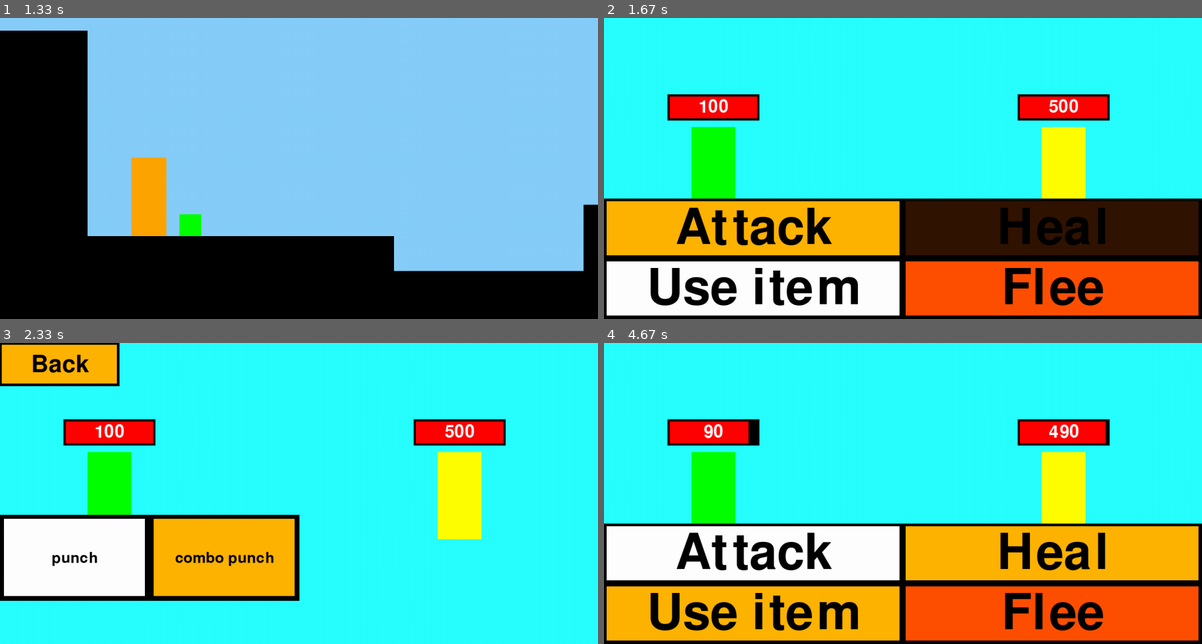
Above: before the commit, frames 1-4 (two rows, left to right).
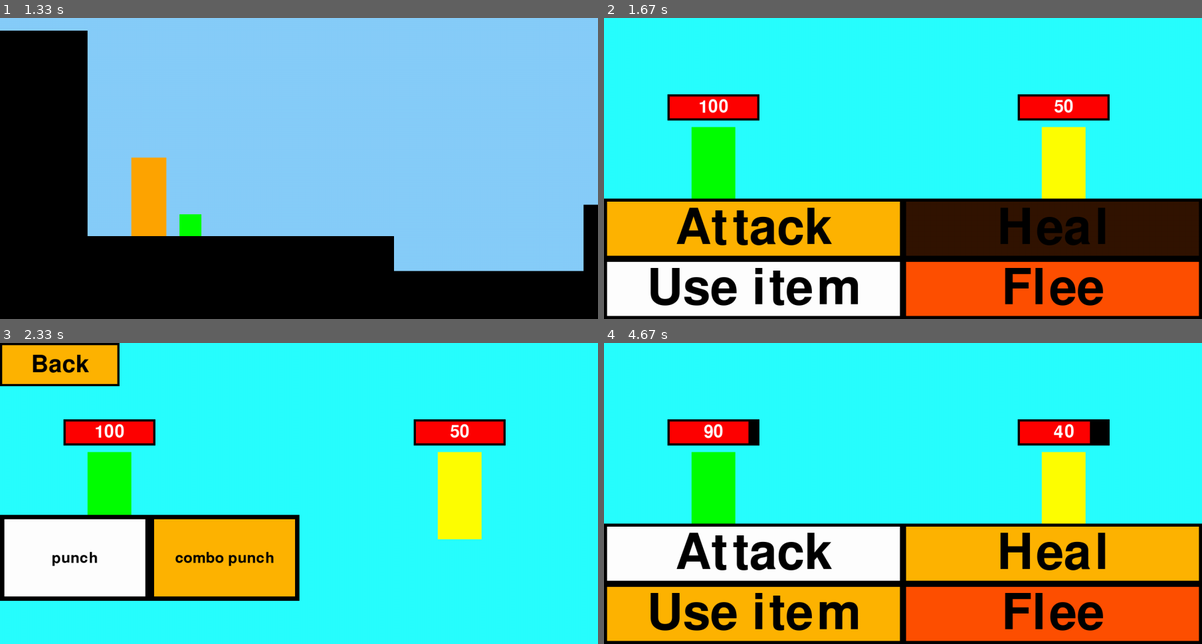
Above: after the commit, the same moments.

Repository: cast-hen/titanic_escape
Game: pygame game, started from main.py
Same seed, same stepped clock (60 frames per second), same inputs: the game is played once before the commit and once after it.
Inputs (mouse positions are in pixels of both pictures, inside the frame that each line leads up to):
- Up to frame 1 (1.33 s): click "start" at 0.38 s; tap Enter at 0.67 s
- Up to frame 2 (1.67 s): hold A from 1.57 s (still down); move the mouse to (747, 261) at 1.6 s
- Up to frame 3 (2.33 s): release A at 2.03 s; click "Attack" at 2.12 s
- Up to frame 4 (4.67 s): click "punch" at 2.45 s

Frame 1 is identical in both runs. In frame 2, 1.4% of the frame differs, in the area x 0-100%, y 26-100%; in frame 3, 0.7%; in frame 4, 1.7%, in the area x 0-100%, y 25-100%.

Commit message:
bug fixes in overgangen tussen verschillende states. fighting_functions enkele dingen herschreven

Diff:
--- a/button_code.py
+++ b/button_code.py
@@ -47,13 +47,13 @@
         else:
             borderSize = self.height / 20
         if self.x <= mouse[0] <= self.x + self.width and self.y <= mouse[1] <= self.y + self.height:
-            pygame.draw.rect(screen, self.colourHover, [int(self.x + borderSize), int(self.y + borderSize),
-                                                          int(self.width - (2 * borderSize)),
-                                                          int(self.height - (2 * borderSize))])
+            pygame.draw.rect(screen, self.colourHover, [round(self.x + borderSize), round(self.y + borderSize),
+                                                          round(self.width - (2 * borderSize)),
+                                                          round(self.height - (2 * borderSize))])
         else:
-            pygame.draw.rect(screen, self.colourNormal, [int(self.x + borderSize), int(self.y + borderSize),
-                                                           int(self.width - (2 * borderSize)),
-                                                           int(self.height - (2 * borderSize))])
+            pygame.draw.rect(screen, self.colourNormal, [round(self.x + borderSize), round(self.y + borderSize),
+                                                           round(self.width - (2 * borderSize)),
+                                                           round(self.height - (2 * borderSize))])
         textRect = text.get_rect()
         textRect.center = (self.x + (self.width / 2), self.y + (self.height / 2))
         screen.blit(text, textRect)
--- a/common.py
+++ b/common.py
@@ -65,12 +65,13 @@
 def menu():
     """
     Shows the menu screen
-    :return the pressed button (Start, Quit, Tutorial?):
+    :return the pressed button (Start, Quit)
     """
     screen.fill('black')
     buttonBegin = button(WIDTH / 2 - 100, HEIGHT / 2, 200, 80, 'grey', 'darkgrey', "start", 'white', 50, 'white')
     buttonQuit = button(WIDTH / 2 - 100, HEIGHT / 2 + 125, 200, 80, 'grey', 'darkgrey', "quit", 'white', 50,'white')
     textPrint("Titanic Escape", 100, 'white', (WIDTH / 2, HEIGHT // 4))
+
     index = waitForInput([buttonBegin, buttonQuit])
     possibleStates = ["begin", "quit"]
     return possibleStates[index]
@@ -79,7 +80,7 @@
 def Pause():
     """
     Pauses the game until the player selects an option
-    return: the state the player should now be in
+    :return the state the player should now be in
     """
     buttonResume = button(WIDTH / 2 - 100, HEIGHT / 2, 200, 80, 'grey', 'darkgrey', "resume", 'white', 50,
                           'white')
@@ -100,7 +101,7 @@
     Shows the Game Over screen
     :param lives: the amount of lives left of the player
     :param state : The state of the game
-    :return: None
+    :return: lives, state
     """
     lives -= 1
     screen.fill('red')
@@ -109,6 +110,7 @@
         textPrint("Play again", 50, 'white', (WIDTH / 2, HEIGHT / 2))
         buttonYes = button(WIDTH / 2 - 125, HEIGHT / 2 + 50, 125, 75, 'grey', 'darkgrey', "YES", 'white', 40, 'white')
         buttonNo = button(WIDTH / 2 + 25, HEIGHT / 2 + 50, 125, 75, 'grey', 'darkgrey', "NO", 'white', 40, 'white')
+
         index = waitForInput([buttonYes, buttonNo])
         possibleStates = ["begin", "Menu"]
         state = possibleStates[index]
@@ -121,7 +123,7 @@
         textPrint(message, 40, 'white', (WIDTH / 2, HEIGHT / 2 + 100))
         pygame.display.flip()
         time.sleep(2)
-    return 200, 200, lives, state
+    return lives, state
 
 
 def LevelGehaald():
--- a/fighting_functions.py
+++ b/fighting_functions.py
@@ -3,6 +3,7 @@
 import random
 from button_code import *
 from pauze import *
+from common import *
 class move:
     def __init__(self, name, description, image):
         self.name = name
@@ -40,15 +41,9 @@
         pygame.draw.rect(screen, (0, 0, 0), pygame.Rect(945, 175, 210, 60))
         pygame.draw.rect(screen, (255, 0, 0), pygame.Rect(150, 180, 200 * (playerCurrentHealth / player.maxHitpoints), 50))
         pygame.draw.rect(screen, (255, 0, 0), pygame.Rect(950, 180, 200 * (enemyCurrentHealth / enemy.hitpoints), 50))
-        healthFont = pygame.font.Font("freesansbold.ttf", 40)
-        healthTextPlayer = healthFont.render(str(playerCurrentHealth), True, (255, 255, 255))
-        healthTextEnemy = healthFont.render(str(enemyCurrentHealth), True, (255, 255, 255))
-        healthTextPlayerRect = healthTextPlayer.get_rect()
-        healthTextEnemyRect = healthTextEnemy.get_rect()
-        healthTextPlayerRect.center = (250, 205)
-        healthTextEnemyRect.center = (1050, 205)
-        screen.blit(healthTextPlayer, healthTextPlayerRect)
-        screen.blit(healthTextEnemy, healthTextEnemyRect)
+
+        textPrint(str(playerCurrentHealth), 40, 'white', (250, 205))
+        textPrint(str(enemyCurrentHealth), 40, 'white', (1050, 205))
     def scrollText(text, colour, location, size, scrollTime):
         font = pygame.font.Font("freesansbold.ttf", size)
         toScrollText = font.render(text, True, colour)
@@ -193,7 +188,7 @@
                             mouseDown = True
                     if button.check(confirmButton, mouseDown, screen):
                         fighting = False
-                        result = "flee"
+                        result = "begin"
                         confirmed = True
                     elif button.check(cancelButton, mouseDown, screen):
                         confirmed = True
@@ -254,13 +249,13 @@
         time.sleep(0.01)
         pygame.display.update()
     pygame.mixer.quit()
-    return [result, playerCurrentHealth]
+    return result, playerCurrentHealth
 
 def chooseNewAttack(options):
     """
     Displays 3 moves the player can choose from to add to their deck
     :param options: list of 3 moves the player can choose from
-    :return: the chosen move
+    :return: the chosen move or the new state
     """
     #tekent de 3 opties als kaarten
     screen.fill((100, 100, 100))
@@ -289,7 +284,7 @@
                         options[1].displayMove(330, 110)
                         options[2].displayMove(630, 110)
                     if event.type == pygame.QUIT:
-                        return False
+                        return "quit"
         #kijkt welke knopper worden ingedrukt en returnt de corresponderende move
         if button.check(buttonChoice1, mouseDown, screen):
             return options[0]
--- a/main.py
+++ b/main.py
@@ -17,13 +17,12 @@
 lifeSteal = move("life steal", "Damages your opponent and gives \n you 30% back as health", "")
 block = move("block", "Blocks your opponents next attack", "")
 movesList = [punch, comboPunch, enrage, poison, lifeSteal, block]
-player = character("bob", 3, (0, 255, 0), 100, 100, [punch, comboPunch], [], 5)
+player = character("bob", 5, (0, 255, 0), 100, 100, [punch, comboPunch], [], 5)
 
 state = "Menu"
 
 while running:
     if state == "Menu":
-        player.lives, player.hitpoints, items = (3, 100, [])
         screen.fill('black')
         state = menu()
     for event in pygame.event.get():
@@ -32,33 +31,25 @@
 
     # Hoofd code:
     if state == "begin":
-        encounter = parkour(player)
-        if encounter == "Menu":
-            state = "Menu"
-        elif encounter == "quit":
-            running = False
-
-        else:
-            result = fight(encounter, player, screen)
-            player.hitpoints = result[1]
-            if result[0] == "quit":
-                running = False
-            elif result[0] == "Menu":
-                state = "Menu"
-            elif result[0] == "loss":
+        player.lives, player.hitpoints, items = (5, 100, [])
+        state = parkour(player)
+        if type(state) == enemy:
+            encounter = state
+            result, player.hitpoints = fight(encounter, player, screen)
+            if result == "loss":
                 gameOverList = game_over(player.lives)
                 player.lives = gameOverList[2]
                 state = gameOverList[3]
                 player.hitpoints = 100
-            elif result[0] == "win":
-                NieuweAanval = chooseNewAttack([enrage, lifeSteal, block])
-                player.moveset.append(NieuweAanval)
-                if NieuweAanval == "quit":
-                    running = False
-                elif NieuweAanval == "Menu":
-                    state = "Menu"
+            elif result == "win":
+                nieuweAanval = chooseNewAttack([enrage, lifeSteal, block])
+                if type(nieuweAanval) == move:
+                    player.moveset.append(nieuweAanval)
+                    state = "begin"
                 else:
-                    state = "begin"
+                    state = nieuweAanval
+            else:
+                state = result
     if state == "quit":
         running = False
 
--- a/parkour_functies.py
+++ b/parkour_functies.py
@@ -134,7 +134,7 @@
     cube1 = Objects(-500, 500, 900, 1500, 'black', 1, 0, 0, 1, "Collider")
     cube2 = Objects(400, 580, 570, 950, 'black', 1, 0, 0, 1, "Collider")
     cube3 = Objects(833, 428, 600, 2430, 'black', 1, 0, 0, 1, "Collider")
-    cube10 = Objects(-200, 320, 80, 180, 'orange', 1, 0, 0, 1, enemy("BOB", (255, 255, 0), 500, ["punch"], 0))
+    cube10 = Objects(-200, 320, 80, 180, 'orange', 1, 0, 0, 1, enemy("BOB", (255, 255, 0), 50, ["punch"], 0))
 
     cube5 = Objects(461, 581, 412, 500, 'black', 1, 0, 0, 2, "Collider")
     cube7 = Objects(-700, 428, 887, 500, 'black', 1, 0, 0, 2, "Collider")
@@ -199,9 +199,9 @@
             CollisionGlitch = True
 
 
-#spawnt alle dingen
+        #spawnt alle objects
         if scene == 1:
-            RespawnPos = (-270, 450)
+            RespawnPos = (270, 450)
             playerObject.draw(screen, CameraPosx)
             cube1.draw(screen, CameraPosx)
             cube10.draw(screen, CameraPosx)
@@ -210,7 +210,7 @@
 
             cube16.draw(screen, CameraPosx)
         if scene == 2:
-            RespawnPos = (-50, 380)
+            RespawnPos = (350, 380)
             playerObject.draw(screen, CameraPosx)
             cube4.draw(screen, CameraPosx)
             cube6.draw(screen, CameraPosx)
@@ -222,7 +222,7 @@
             scene += 1
             player.lives = 5
         if scene == 4:
-            RespawnPos = (-300, 450)
+            RespawnPos = (300, 450)
             playerObject.draw(screen, CameraPosx)
             cube9.draw(screen, CameraPosx)
             cube11.draw(screen, CameraPosx)
@@ -231,7 +231,7 @@
             cube14.draw(screen, CameraPosx)
             cube15.draw(screen, CameraPosx)
         if scene == 5:
-            RespawnPos = (-200, 335)
+            RespawnPos = (200, 335)
             playerObject.draw(screen, CameraPosx)
             cube17.draw(screen, CameraPosx)
             cube18.draw(screen, CameraPosx)
@@ -241,7 +241,7 @@
             cube22.draw(screen, CameraPosx)
             cube23.draw(screen, CameraPosx)
         if scene == 6:
-            RespawnPos = (-200, 335)
+            RespawnPos = (200, 335)
             playerObject.draw(screen, CameraPosx)
             cube24.draw(screen, CameraPosx)
             cube25.draw(screen, CameraPosx)
@@ -258,17 +258,17 @@
 
 
 
-
         playerObject.xspeed = speed * (keys["right"] - keys["left"])
-# maakt de speler dood
+        # maakt de speler dood
         for Collider in Colliders:
             if playerObject.ypos >= 630 or Collider == "Death" or type(Collider) == MoveObject:
-                playerObject.xpos, playerObject.ypos, player.lives, state = game_over(player.lives)
-                (playerObject.xpos, playerObject.ypos) = RespawnPos
+                player.lives, state = game_over(player.lives)
+                playerObject.xpos -= RespawnPos[0]
+                playerObject.ypos -= RespawnPos[1]
                 if state is not None:
                     return state
 
-#returns enemy waarmee je collide
+            #returns enemy waarmee je collide
             if type(Collider) == enemy:
                 return Collider
 
@@ -277,7 +277,7 @@
         #(cube15.xpos, cube15.ypos) = cube15.Type.Move((int(cube15.xpos), int(cube15.ypos)))
 
 
-# veranderd camera position
+        # veranderd camera position
         if L_border <= playerObject.xpos <= R_border:
             CameraPosx = playerObject.xpos - 500
         elif L_border >= playerObject.xpos:
@@ -285,13 +285,13 @@
         elif playerObject.xpos >= R_border:
             CameraPosx = R_border - 500
 
-# linker scene transition
+        # linker scene transition
         if L_border - 500 > playerObject.xpos and not scene  in [1, 4]:
             playerObject.xpos = R_border + 700
             CameraPosx = R_border - 500
             scene -= 1
             CollisionGlitch = False
-#rechter scene transition
+        #rechter scene transition
         elif playerObject.xpos > R_border + 800:
             playerObject.xpos = L_border - 450
             CameraPosx = L_border - 500
